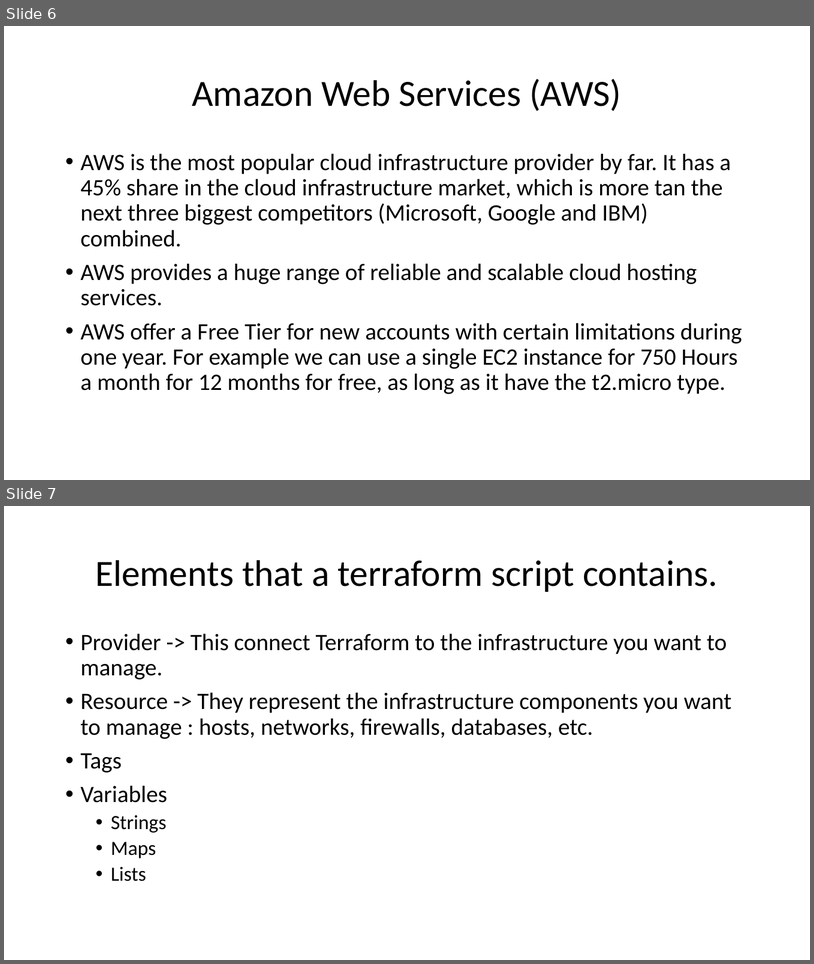
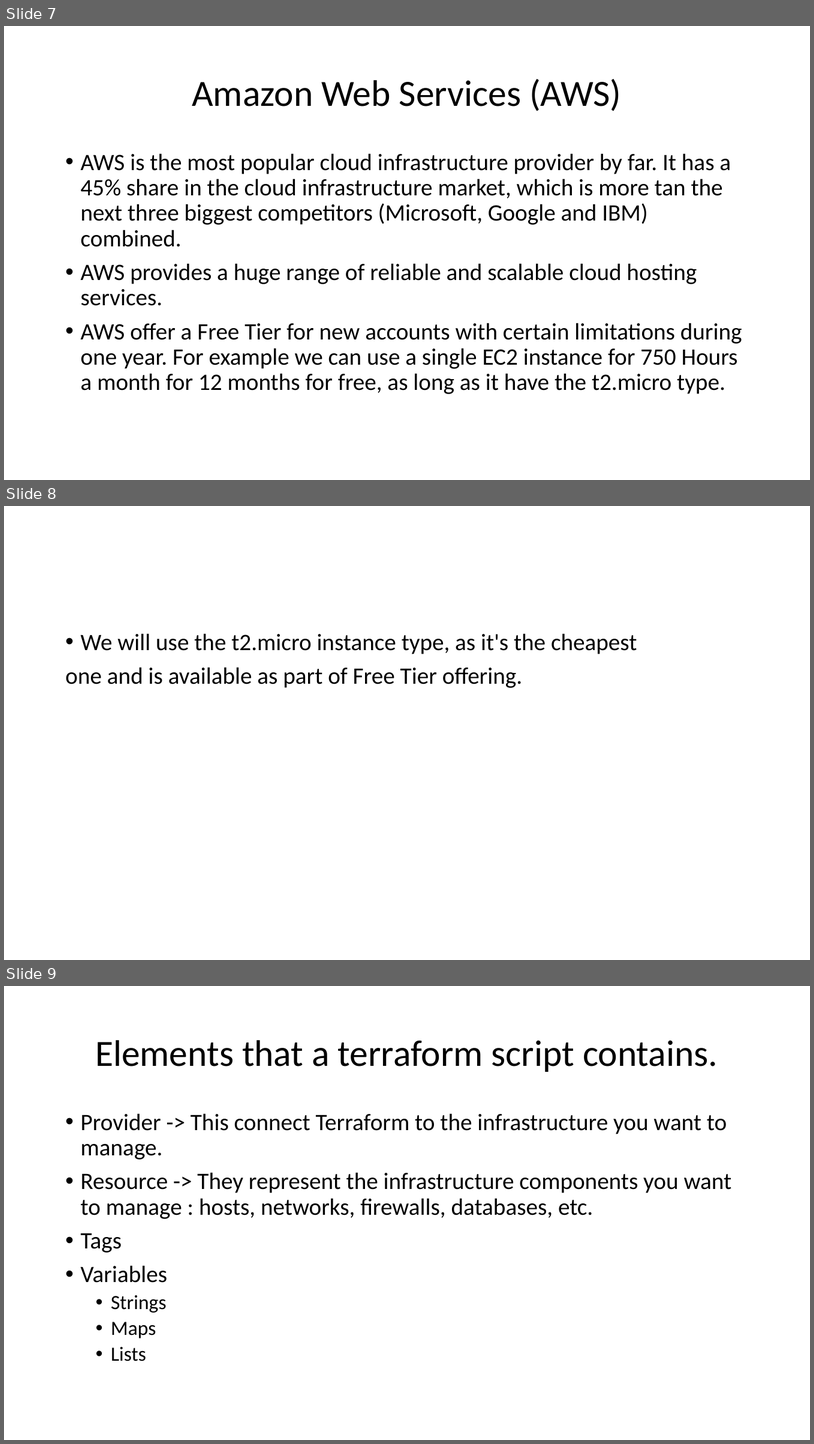
Before and after one commit to JlccX/terraform-training, a slide deck: Terraform.pptx. Shown one above the other, each under a label of ours: slides 6 and 7 before the commit, slides 7, 8 and 9 after it. The pictures are 814x964 and 814x1444 pixels, drawn with LibreOffice and Linux fonts; fonts in the diff are those of the drawing. Boxes give left, top, right and bottom in pixels: in the first picture for what was removed or moved away, otherwise in the second. Text is boxed around its words. In the diff, an @@ line names an element or a change of style, - is before the commit and + after.

```diff
--- a/Terraform.pptx
+++ b/Terraform.pptx
@@ slide 8 added at box(4, 506, 810, 960), background #FFFFFF @@
@@ text added at box(65, 633, 637, 688), 28 pt, text #000000 @@
+• We will use the t2.micro instance type, as it's the cheapest
+one and is available as part of Free Tier offering.
@@ what was slide 6 is now slide 7 @@
@@ what was slide 7 is now slide 9 @@
```
Also in this commit, not shown: 4 slides changed, 6 other slides added, 54 other files.
